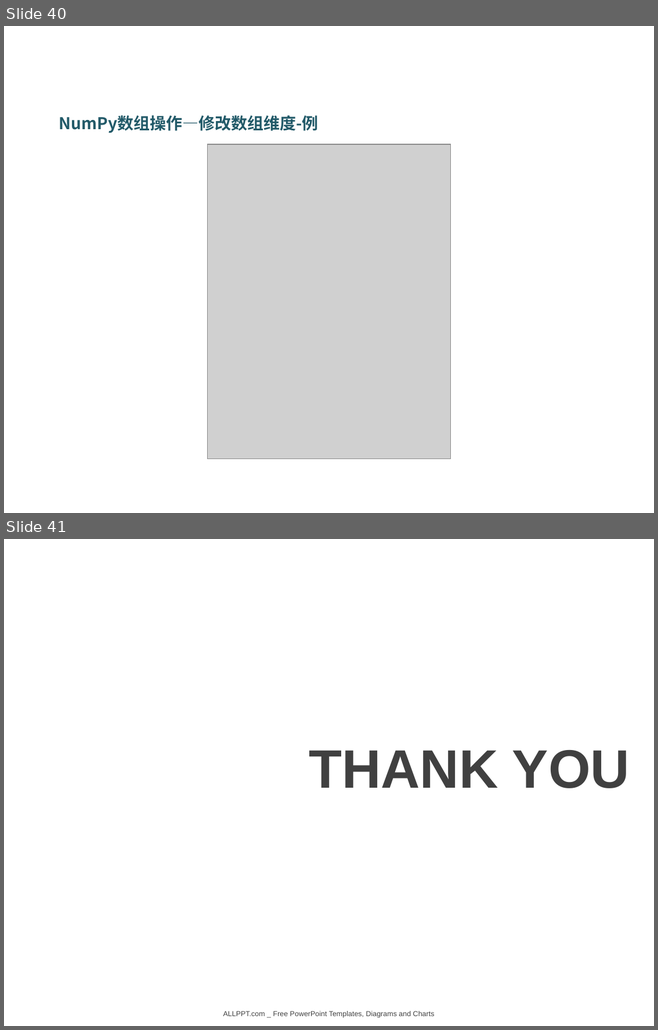
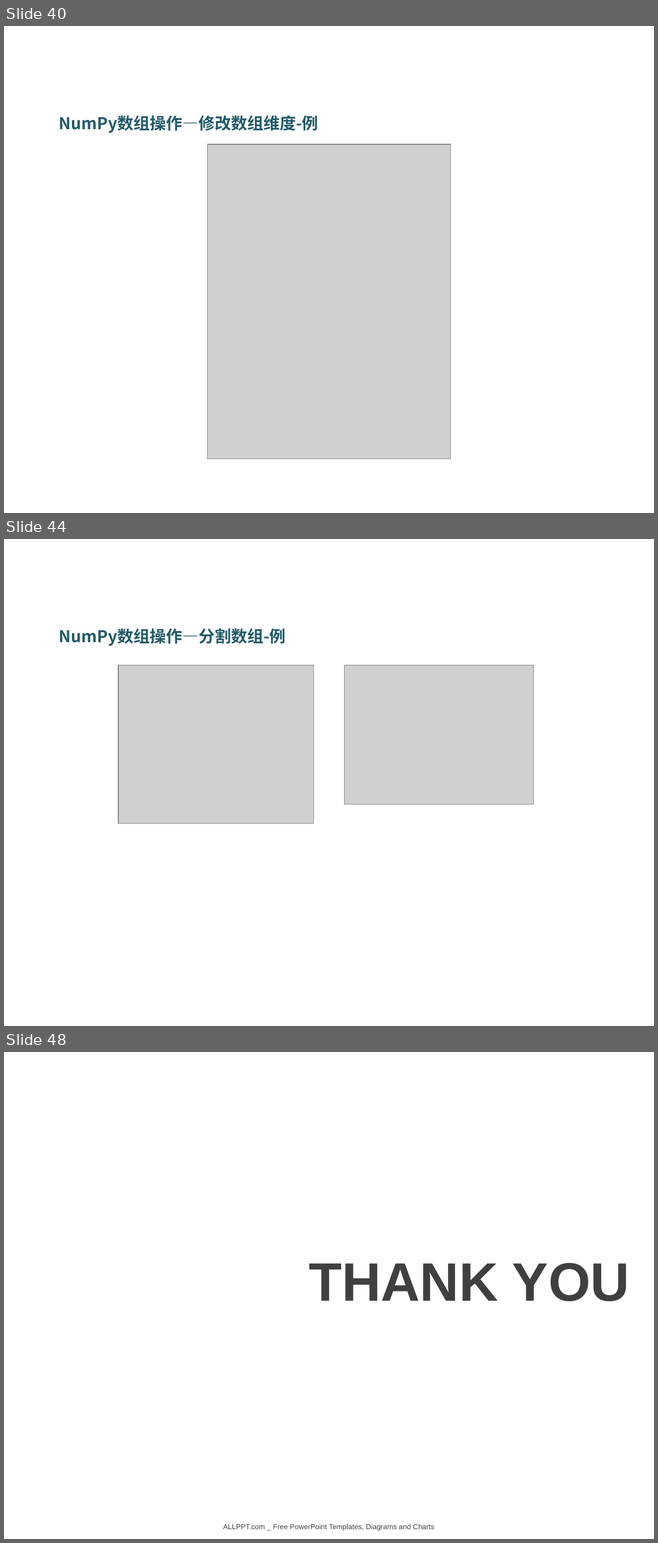
Before and after one commit to DataScienceCoding/Python-Data-Analysis, a slide deck: Python-Data-Analysis.pptx. Shown one above the other, each under a label of ours: slides 40 and 41 before the commit, slides 40, 44 and 48 after it; the slides between them are not shown. The pictures are 658x1030 and 658x1543 pixels, drawn with LibreOffice and Linux fonts; fonts in the diff are those of the drawing; grey boxes stand for pictures; background and template pictures are left out. Boxes give left, top, right and bottom in pixels: in the first picture for what was removed or moved away, otherwise in the second. Text is boxed around its words. In the diff, an @@ line names an element or a change of style, - is before the commit and + after.

```diff
--- a/Python-Data-Analysis.pptx
+++ b/Python-Data-Analysis.pptx
@@ slide 44 added at (4, 539, 654, 1026), background picture (left out) @@
@@ text added at (59, 628, 286, 646), 18 pt, text #215968, bold @@
+NumPy数组操作—分割数组-例
@@ picture added at (118, 665, 313, 824) @@
@@ picture added at (344, 665, 534, 805) @@
@@ what was slide 41 is now slide 48 @@
```
Also in this commit, not shown: 2 slides changed, 6 other slides added, 2 other files.
